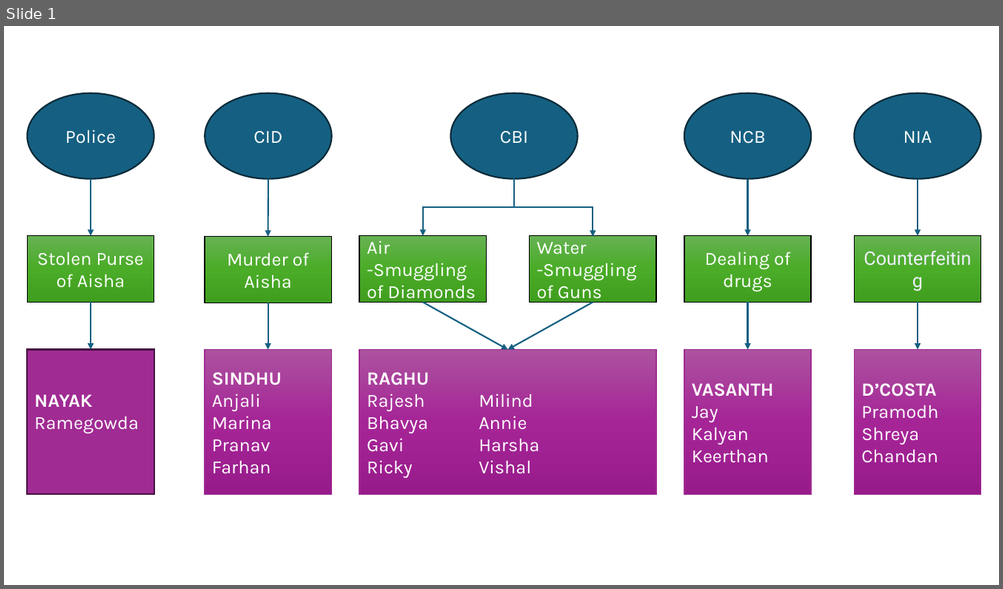
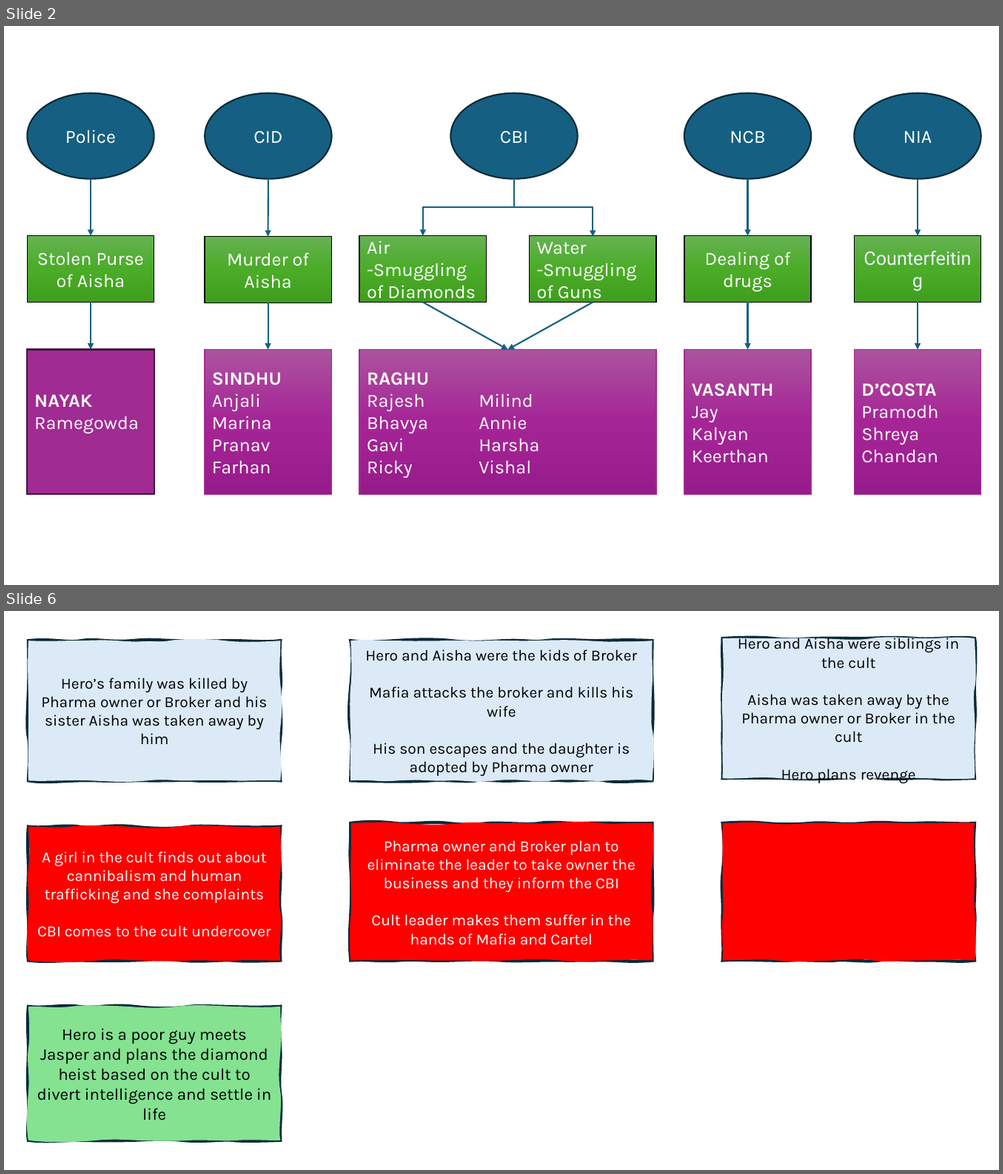
Before and after one commit to arya-prakyath/the-a-films, a slide deck: THE_A_Ideas/Innocent Gems/Innocent Gems - Flows.pptx. Shown one above the other, each under a label of ours: slide 1 before the commit, slides 2 and 6 after it; the slides between them are not shown. The pictures are 1003x589 and 1003x1174 pixels, drawn with LibreOffice and Linux fonts; fonts in the diff are those of the drawing. Boxes give left, top, right and bottom in pixels: in the first picture for what was removed or moved away, otherwise in the second. Text is boxed around its words. In the diff, an @@ line names an element or a change of style, - is before the commit and + after.

```diff
--- a/THE_A_Ideas/Innocent Gems/Innocent Gems - Flows.pptx
+++ b/THE_A_Ideas/Innocent Gems/Innocent Gems - Flows.pptx
@@ slide 6 added at <box>4,611,999,1170</box>, background #FFFFFF @@
@@ freeform shape added at <box>28,641,281,781</box>, fill #DCEAF7, outline #092A39 3 pt, 15 pt, text #000000 @@
+Hero’s family was killed by Pharma owner or Broker and his sister Aisha was taken away by him
@@ freeform shape added at <box>351,641,652,781</box>, fill #DCEAF7, outline #092A39 3 pt, 15 pt, text #000000 @@
+Hero and Aisha were the kids of Broker
+Mafia attacks the broker and kills his wife
+His son escapes and the daughter is adopted by Pharma owner
@@ freeform shape added at <box>723,638,975,779</box>, fill #DCEAF7, outline #092A39 3 pt, 15 pt, text #000000 @@
+Hero and Aisha were siblings in the cult
+Aisha was taken away by the Pharma owner or Broker in the cult
+Hero plans revenge
@@ freeform shape added at <box>28,826,281,961</box>, fill #FF0000, outline #092A39 3 pt, 15 pt, text #FFFFFF @@
+A girl in the cult finds out about cannibalism and human trafficking and she complaints
+CBI comes to the cult undercover
@@ freeform shape added at <box>351,823,652,961</box>, fill #FF0000, outline #092A39 3 pt, 15 pt, text #FFFFFF @@
+Pharma owner and Broker plan to eliminate the leader to take owner the business and they inform the CBI
+Cult leader makes them suffer in the hands of Mafia and Cartel
@@ freeform shape added at <box>723,823,975,961</box>, fill #FF0000, outline #092A39 3 pt @@
@@ freeform shape added at <box>28,1007,281,1142</box>, fill #84E291, outline #092A39 3 pt, 16 pt, text #000000 @@
+Hero is a poor guy meets Jasper and plans the diamond heist based on the cult to divert intelligence and settle in life
@@ what was slide 1 is now slide 2 @@
```
Also in this commit, not shown: 1 slide changed, 5 other slides added, 2 slides removed, 4 other files.
